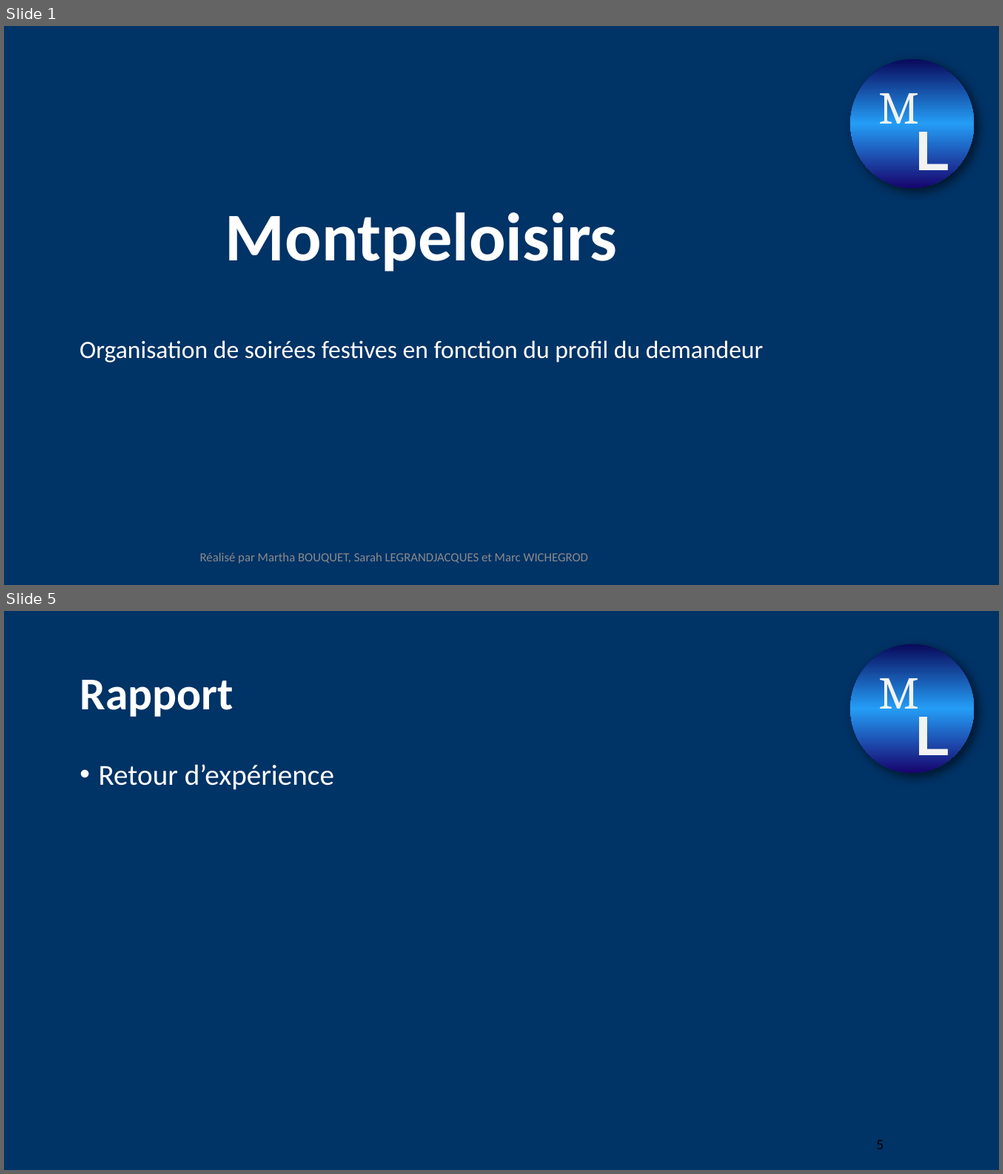
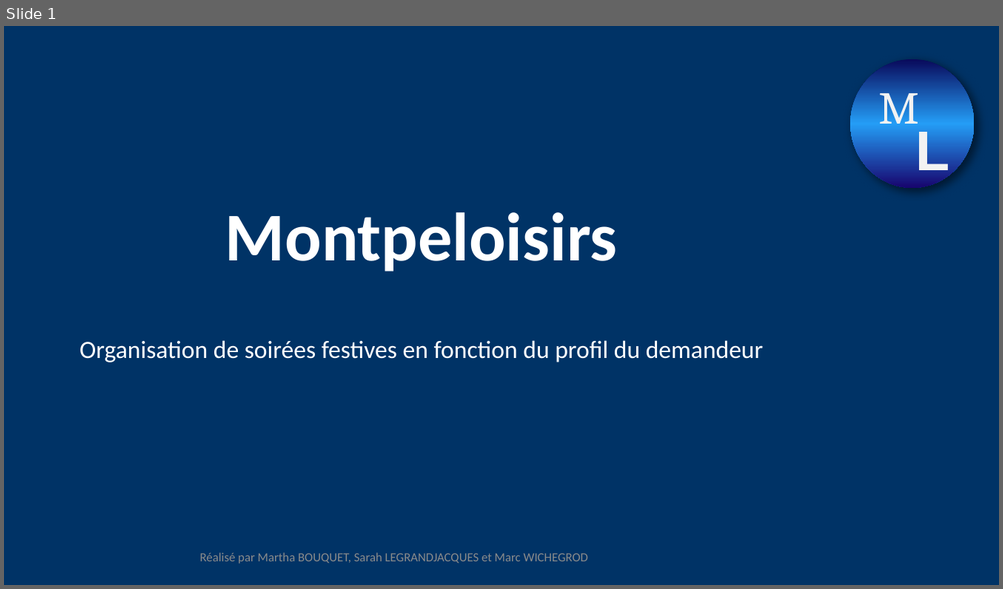
Before and after one commit to marc-wichegrod/montpeloisirs, a slide deck: Nouveau Présentation Microsoft PowerPoint.pptx. Shown one above the other, each under a label of ours: slides 1 and 5 before the commit, slide 1 after it; the slides between them are not shown. The pictures are 1003x1174 and 1003x589 pixels, drawn with LibreOffice and Linux fonts; fonts in the diff are those of the drawing; background and template pictures are left out. Boxes give left, top, right and bottom in pixels: in the first picture for what was removed or moved away, otherwise in the second. Text is boxed around its words. In the diff, an @@ line names an element or a change of style, - is before the commit and + after.

```diff
--- a/Nouveau Présentation Microsoft PowerPoint.pptx
+++ b/Nouveau Présentation Microsoft PowerPoint.pptx
@@ slide 5 removed at [4, 611, 999, 1170], background #003366; not listed: 3 template elements that a slide beside it also shows @@
@@ title removed at [79, 680, 233, 717] @@
-Rapport
@@ text removed at [99, 764, 334, 790] @@
-• Retour d’expérience
@@ page number removed at [876, 1140, 883, 1150] @@
-5
```
Also in this commit, not shown: 7 slides added, 3 other slides removed.
